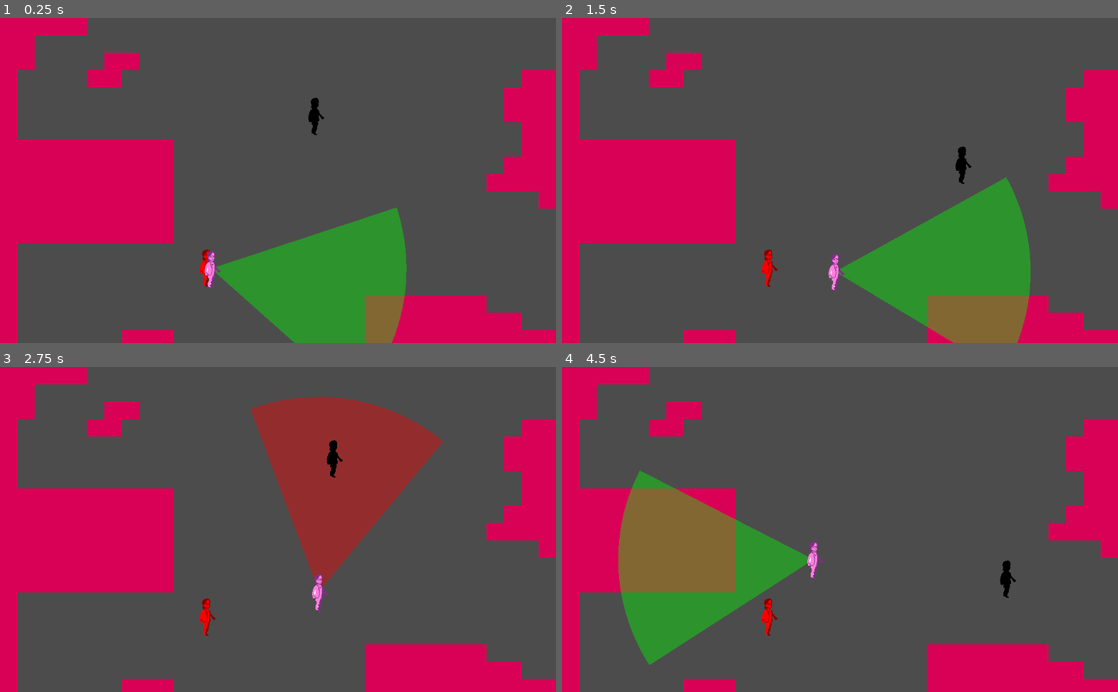
Above: before the commit, frames 1-4 (two rows, left to right).
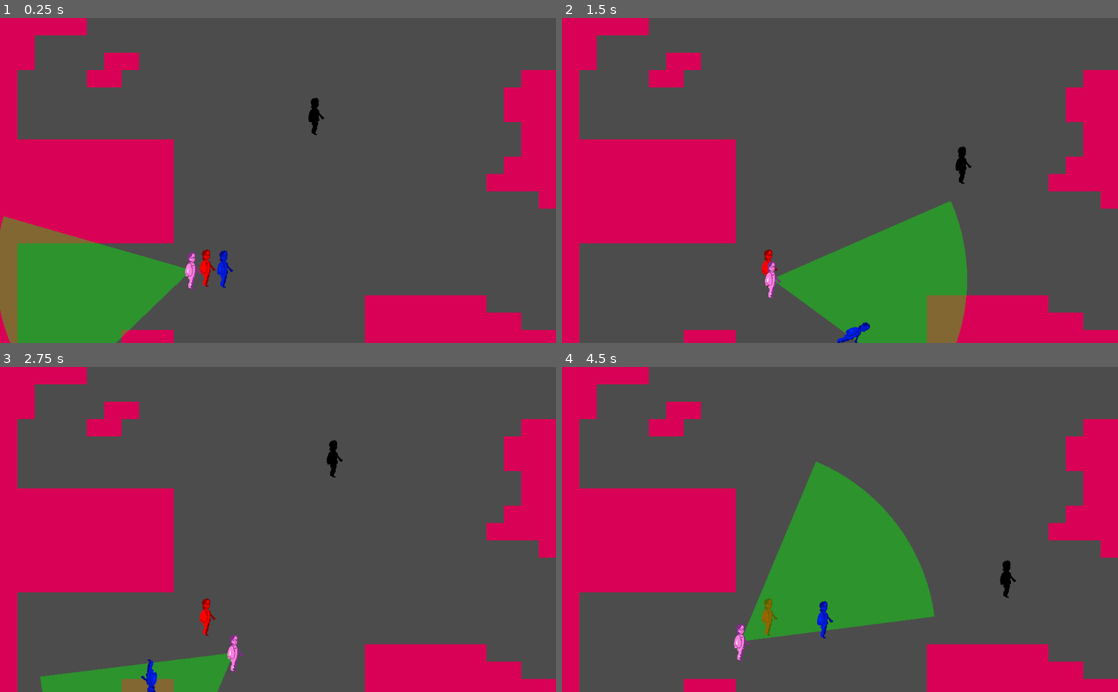
Above: after the commit, the same moments.

Repository: OliPerraul/mcg19
Game: Godot game, scene res://Core/World/AI - Oli/World2.tscn
Two runs of this game, one before a commit and one after it. Both use one fixed random seed, a clock stepped at 60 frames per second and the inputs below. The project has no main scene, so this scene is started directly.
Inputs (mouse positions are in pixels of both pictures, inside the frame that each line leads up to):
- Up to frame 1 (0.25 s): no input
- Up to frame 2 (1.5 s): tap Enter (ui_accept) at 0.5, 0.77 s; move the mouse to (962, 164) at 0.52 s; press the mouse at (962, 164) at 0.53 s; hold Right (ui_right) 0.53-1.28 s; move the mouse to (728, 196) at 1.27 s; release the mouse at (728, 196) at 1.28 s; hold Down (ui_down) from 1.28 s (still down); tap Shift at 1.35 s
- Up to frame 3 (2.75 s): tap Enter (ui_accept) at 1.52 s; move the mouse to (333, 458) at 2.02 s; release Down (ui_down) at 2.03 s; press the mouse at (333, 458) at 2.03 s; hold Right (ui_right) from 2.03 s (still down)
- Up to frame 4 (4.5 s): move the mouse to (812, 594) at 2.77 s; release Right (ui_right) at 2.78 s; release the mouse at (812, 594) at 2.78 s; hold Up (ui_up) 2.78-3.53 s; tap Shift at 2.85, 4.35 s; click (812, 594) at 2.92 s; tap Enter (ui_accept) at 3.02, 3.77 s; move the mouse to (1006, 578) at 3.52 s; press the mouse at (1006, 578) at 3.53 s; hold Left (ui_left) from 3.53 s (still down); move the mouse to (673, 480) at 4.27 s; release the mouse at (673, 480) at 4.28 s

The runs differ from the first frame. In frame 1, 19% of the frame differs, in the area x 0-74%, y 58-100%; in frame 2, 10%; in frame 3, 14%; in frame 4, 21%, in the area x 10-67%, y 29-92%.

Commit message:
asdasd

Diff:
--- a/Project/Core/Globals/Vectors.gd
+++ b/Project/Core/Globals/Vectors.gd
@@ -12,6 +12,6 @@
 func midpoint(v1, v2):
 	return v1.linear_interpolate(v1, .5)
 
-func close_enough(pos0, pos1):
+func close_enough(pos0, pos1, tol=.02):
 	#print((pos0.distance_to(pos1) <= .2))
-	return (pos0.distance_to(pos1) <= .2)
+	return (pos0.distance_to(pos1) <= tol)
--- a/Project/Core/World/AI - Oli/FSM/FSM.gd
+++ b/Project/Core/World/AI - Oli/FSM/FSM.gd
@@ -25,10 +25,13 @@
 	_state.physics_update(_context, delta)
 
 func set_state(new_state, args):
+	if new_state == _state:
+		return
+
 	_state.clean()
 	_state = new_state
 	new_state.setup(_context, args)
 
-func set_state_named(name_, args):
+func set_state_named(name_, args=[]):
 	set_state(_states[name_], args)
 	pass
--- a/Project/Core/World/AI - Oli/NPC/AstarAgent.gd
+++ b/Project/Core/World/AI - Oli/NPC/AstarAgent.gd
@@ -10,6 +10,8 @@
 var target_position = Vector2()
 
 var velocity = Vector2()
+
+export(float) onready var ARRIVE_DISTANCE = 10
 
 
 func _ready():
@@ -48,7 +50,6 @@
 
 func _move_to(world_position):
 	var MASS = 10.0
-	var ARRIVE_DISTANCE = 10.0
 
 	var desired_velocity = (world_position - global_position).normalized() * SPEED
 	var steering = desired_velocity - velocity
--- a/Project/Core/World/AI - Oli/NPC/Character.gd
+++ b/Project/Core/World/AI - Oli/NPC/Character.gd
@@ -19,8 +19,8 @@
 var fsm
 
 
-var direction = Vector2(0, 1)
-var last_position = Vector2()
+onready var direction = Vector2(0, 1)
+onready var last_position = Vector2()
 
 
 
--- a/Project/Core/World/AI - Oli/NPC/PathAgent.gd
+++ b/Project/Core/World/AI - Oli/NPC/PathAgent.gd
@@ -3,19 +3,23 @@
 export(float) onready var _speed = 100
 
 export(NodePath) onready var __path
-var _path
+var path
 
 var tween
 
 
-func reset():
-	offset = 0
+func reset(character):
+	offset = path.curve.get_closest_offset(character.global_position)
 
 func _ready():
-	_path = get_node(__path)
+	path = get_node(__path)
 	set_process(true)
 
 
 func _process(delta):
 	#follow.set_offset(follow.get_offset() + 350 * delta)
 	offset = offset + _speed * delta;
+
+
+func get_closest_point(character):
+	return path.to_global(path.curve.get_closest_point(character.global_position))
--- a/Project/Core/World/AI - Oli/NPC/States/Alert.gd
+++ b/Project/Core/World/AI - Oli/NPC/States/Alert.gd
@@ -4,11 +4,12 @@
 # GO TO EVENT LOCATION
 # (CAR ALARM etc.)
 
-var time_detection
+var time_detection = 0
 export(float) onready var time_detection_limit = 1
 
 
 func setup(context, args):
+	time_detection = 0
 	pass
 
 func clean():
@@ -16,8 +17,6 @@
 
 
 func update(context, delta):
-	print(time_detection)
-
 	if context.vision.target != null:
 		time_detection += delta
 		if time_detection > time_detection_limit :
--- a/Project/Core/World/AI - Oli/NPC/States/Chase.gd
+++ b/Project/Core/World/AI - Oli/NPC/States/Chase.gd
@@ -1,13 +1,16 @@
-extends OLI_STATE
+extends OLI_STATE_ALERT
 
 
 var _target
 var _dest
 
-#TODO set direction towards
+var time_outside_detection = 0
+export(float) onready var time_outside_detection_limit = 1
+
 
 func setup(context, args):
 	.setup(context, args)
+	time_outside_detection = 0
 	_target = args[0]
 	context.astar_agent.global_transform.origin = context.global_transform.origin
 	_dest = _target.global_transform.origin
@@ -20,6 +23,14 @@
 	context.global_transform.origin = lerp(context.global_transform.origin, context.astar_agent.global_transform.origin, context.lerp_speed)
 	context.direction = context.global_transform.origin - last_position
 
+	if context.vision.target != _target:
+		time_outside_detection += delta
+		if time_outside_detection > time_outside_detection_limit :
+			context.fsm.set_state_named('Home')
+			return
+	else:
+		time_outside_detection = 0
+
 	if not Vectors.close_enough(_dest, _target.global_transform.origin):
 		context.astar_agent.global_transform.origin = context.global_transform.origin
 		_dest = _target.global_transform.origin
--- a/Project/Core/World/AI - Oli/NPC/States/Go.gd
+++ /dev/null
@@ -1,17 +0,0 @@
-extends OLI_STATE
-
-# GO TO EVENT LOCATION
-# (CAR ALARM etc.)
-
-
-func setup(context, args):
-	pass
-
-func clean():
-	pass
-
-func update(context, delta):
-	pass
-
-func physics_update(context, delta):
-	pass
--- /dev/null
+++ b/Project/Core/World/AI - Oli/NPC/States/Home.gd
@@ -0,0 +1,29 @@
+extends OLI_STATE_ALERT
+
+var _dest
+
+func setup(context, args):
+	_dest = context.path_agent.get_closest_point(context)
+	context.astar_agent.global_transform.origin = context.global_transform.origin
+	context.astar_agent.move_to(_dest)
+
+
+func clean():
+	pass
+
+
+func update(context, delta):
+	.update(context,delta)
+
+	var last_position = context.global_transform.origin
+	context.global_transform.origin = lerp(context.global_transform.origin, context.astar_agent.global_transform.origin, context.lerp_speed)
+	context.direction = context.global_transform.origin - last_position
+
+	if Vectors.close_enough(context.global_position, _dest, 20) :
+		context.fsm.set_state_named('Patrol')
+		return
+
+
+
+func physics_update(context, delta):
+	pass
--- a/Project/Core/World/AI - Oli/NPC/States/Idle.gd
+++ /dev/null
@@ -1,15 +0,0 @@
-extends OLI_STATE
-
-
-func setup(context, args):
-	pass
-
-func clean():
-	pass
-
-func update(context, delta):
-	pass
-
-
-func physics_update(context, delta):
-	pass
--- a/Project/Core/World/AI - Oli/NPC/States/Patrol.gd
+++ b/Project/Core/World/AI - Oli/NPC/States/Patrol.gd
@@ -1,8 +1,7 @@
 extends OLI_STATE_ALERT
 
 func setup(context, args):
-	context.path_agent.reset()
-	pass
+	context.path_agent.reset(context)
 
 func clean():
 	pass
@@ -12,3 +11,5 @@
 	var last_position = context.global_transform.origin
 	context.global_transform.origin = lerp(context.global_transform.origin, context.path_agent.global_transform.origin, context.lerp_speed)
 	context.direction = context.global_transform.origin - last_position
+
+	print('$$ Patrol')
--- a/Project/Core/World/AI - Oli/NPC/Vision/Vision.gd
+++ b/Project/Core/World/AI - Oli/NPC/Vision/Vision.gd
@@ -1,4 +1,3 @@
-tool
 extends Node2D
 
 export(NodePath) onready var __char
--- a/Project/Core/World/AI - Oli/World2.tscn
+++ b/Project/Core/World/AI - Oli/World2.tscn
@@ -9,10 +9,11 @@
 [ext_resource path="res://Core/World/AI - Oli/NPC/Vision/Vision.gd" type="Script" id=7]
 [ext_resource path="res://Core/World/AI - Oli/FSM/FSM.gd" type="Script" id=8]
 [ext_resource path="res://Core/World/AI - Oli/NPC/States/Patrol.gd" type="Script" id=9]
-[ext_resource path="res://Core/World/AI - Oli/NPC/States/Idle.gd" type="Script" id=10]
+[ext_resource path="res://Core/World/AI - Oli/NPC/States/Home.gd" type="Script" id=10]
 [ext_resource path="res://Core/World/AI - Oli/NPC/States/Chase.gd" type="Script" id=11]
-[ext_resource path="res://Core/World/AI - Oli/NPC/PathAgent.gd" type="Script" id=12]
-[ext_resource path="res://Core/World/AI - Oli/Player/Player.gd" type="Script" id=13]
+[ext_resource path="res://Core/World/AI - Oli/NPC/States/Trace.gd" type="Script" id=12]
+[ext_resource path="res://Core/World/AI - Oli/NPC/PathAgent.gd" type="Script" id=13]
+[ext_resource path="res://Core/World/AI - Oli/Player/Player.gd" type="Script" id=14]
 
 [sub_resource type="CanvasItemMaterial" id=1]
 
@@ -27,7 +28,7 @@
 [sub_resource type="Curve2D" id=3]
 bake_interval = 0.01
 _data = {
-"points": PoolVector2Array( 0, 0, 0, 0, 0, 0, 0, 0, 0, 0, 120, 0, 0, 0, 0, 0, 220, 0, 0, 0, 0, 0, 210, -110, 0, 0, 0, 0, 120, -120, 0, 0, 0, 0, -10, -130, 0, 0, 0, 0, 0, -10 )
+"points": PoolVector2Array( 0, 0, 0, 0, -140, 10, 0, 0, 0, 0, 60, 20, 0, 0, 0, 0, 70, 80, 0, 0, 0, 0, -140, 80 )
 }
 
 [node name="World" type="Node2D"]
@@ -73,6 +74,7 @@
 frames = SubResource( 2 )
 
 [node name="Character" type="Node2D" parent="Middleground/NPC"]
+editor/display_folded = true
 script = ExtResource( 6 )
 __astar_agent = NodePath("../AstarAgent")
 __path_agent = NodePath("../Path2D/PathAgent")
@@ -87,18 +89,25 @@
 frames = SubResource( 2 )
 
 [node name="FSM" type="Node" parent="Middleground/NPC/Character"]
+editor/display_folded = true
 script = ExtResource( 8 )
 __start_state = NodePath("Patrol")
 __context = NodePath("..")
 
 [node name="Patrol" type="Node" parent="Middleground/NPC/Character/FSM"]
 script = ExtResource( 9 )
+time_detection_limit = 0.5
 
-[node name="Idle" type="Node" parent="Middleground/NPC/Character/FSM"]
+[node name="Home" type="Node" parent="Middleground/NPC/Character/FSM"]
 script = ExtResource( 10 )
 
 [node name="Chase" type="Node" parent="Middleground/NPC/Character/FSM"]
 script = ExtResource( 11 )
+time_detection_limit = 0.5
+time_outside_detection_limit = 0.5
+
+[node name="Trace" type="Node" parent="Middleground/NPC/Character/FSM"]
+script = ExtResource( 12 )
 
 [node name="Path2D" type="Path2D" parent="Middleground/NPC"]
 editor/display_folded = true
@@ -109,13 +118,22 @@
 }
 
 [node name="PathAgent" type="PathFollow2D" parent="Middleground/NPC/Path2D"]
-script = ExtResource( 12 )
+editor/display_folded = true
+position = Vector2( -140, 10 )
+rotation = 0.0499586
+script = ExtResource( 13 )
 __path = NodePath("..")
+
+[node name="AnimatedSprite3" type="AnimatedSprite" parent="Middleground/NPC/Path2D/PathAgent"]
+self_modulate = Color( 0, 0.227451, 1, 1 )
+position = Vector2( 118.852, -25.9676 )
+rotation = -0.0499586
+frames = SubResource( 2 )
 
 [node name="Player" type="Node2D" parent="Middleground"]
 editor/display_folded = true
 position = Vector2( 580, 180 )
-script = ExtResource( 13 )
+script = ExtResource( 14 )
 __meta__ = {
 "_edit_group_": true
 }
Not shown: 2 places in Project/Core/World/AI - Oli/World2.tscn that only renumber resources
